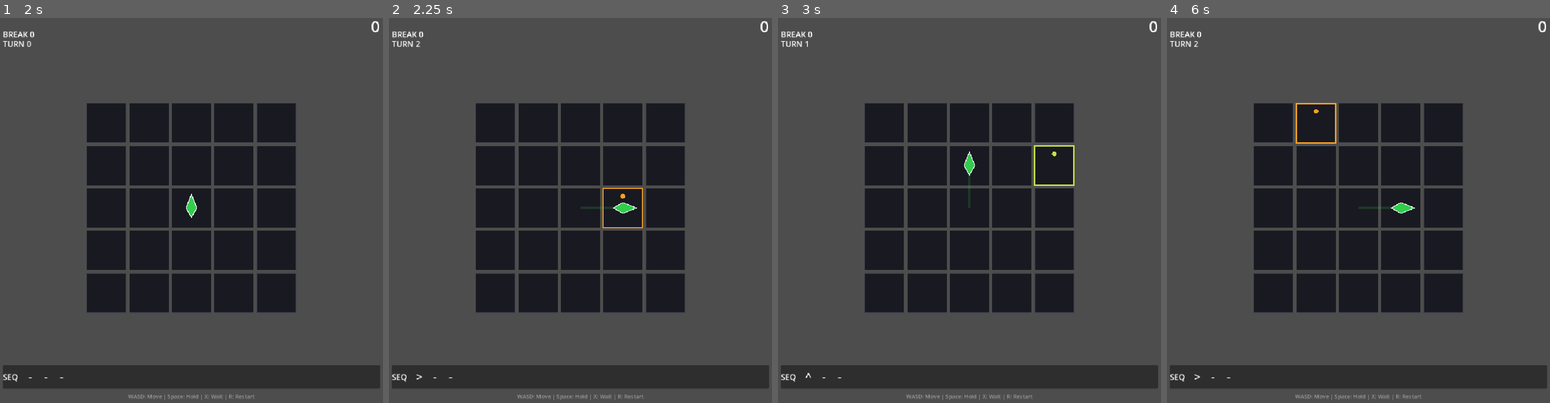
Above: before the commit, frames 1-4 (left to right).
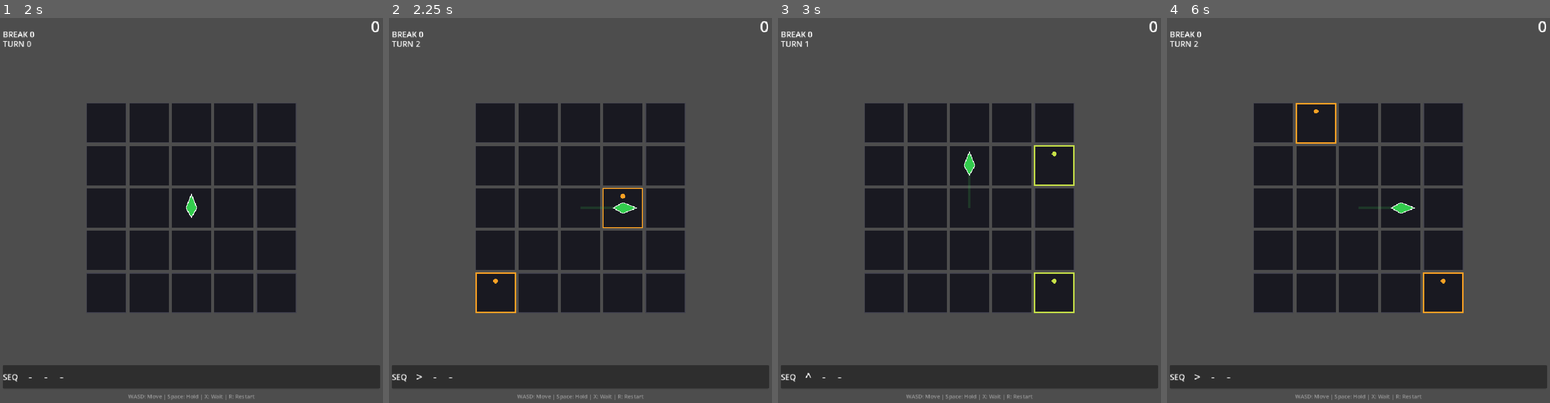
Above: after the commit, the same moments.

Repository: Periodev/DIR
Game: Godot game, scene res://main.tscn
The game is run twice, just before and just after one commit, with the same random seed, the same clock (stepped at 60 frames per second) and the same inputs.
Inputs:
- Up to frame 1 (2 s): tap Enter at 0.5 s; hold Right 0.53-1.28 s; tap R at 0.6, 1.35 s; tap Space at 0.77, 1.25, 1.52 s; hold Down from 1.28 s (still down)
- Up to frame 2 (2.25 s): tap Enter at 2 s; release Down at 2.03 s; hold Right from 2.03 s (still down); tap X at 2.1 s
- Up to frame 3 (3 s): tap R at 2.3 s; release Right at 2.78 s; hold Up from 2.78 s (still down); tap Enter at 2.85 s
- Up to frame 4 (6 s): tap Space at 3.02, 3.5, 3.77, 4.52, 5.75 s; tap R at 3.05, 3.8, 4.35, 5.1 s; release Up at 3.53 s; hold Left 3.53-5.03 s; tap Z at 3.6 s; tap Enter at 5 s; hold Down 5.03-5.78 s; hold Right from 5.78 s (still down); tap X at 5.85 s

Frame 1 is identical in both runs. In frame 2, 0.2% of the frame differs, in the area x 22-34%, y 66-77%; in frame 3, 0.2%; in frame 4, 0.2%.

Commit message:
Polish PLN slash timing and shape

Diff:
--- a/DIR/godot_project/scripts/Board.gd
+++ b/DIR/godot_project/scripts/Board.gd
@@ -6,8 +6,8 @@
 const COLS := 5
 const ROWS := 5
 const SPAWN_CYCLE_STEPS := 3
-const SPAWNS_PER_CYCLE := 1
-const SPAWN_CELL_TYPE := CharacterData.CellType.DEAD_ONE_WAY_SHIELD
+const SPAWNS_PER_CYCLE := 2
+const SPAWN_CELL_TYPE := CharacterData.CellType.DEAD
 const BLOCK_OUTER_RING_SPAWN := false
 const CELL_SIZE := 100.0
 const CELL_GAP := 8.0
--- a/DIR/godot_project/scripts/PLNChargeGlow.gd
+++ b/DIR/godot_project/scripts/PLNChargeGlow.gd
@@ -2,6 +2,7 @@
 
 const CORE_COLOR := Color(0.55, 1.0, 0.40, 1.0)
 const HALO_COLOR := Color(0.40, 1.0, 0.35, 0.52)
+const FRONT_COLOR := Color(0.74, 1.0, 0.58, 0.82)
 const CORE_WIDTH := 3.0
 const HALO_WIDTH := 8.0
 
@@ -50,18 +51,33 @@
 	var tip_dir: Vector2 = Vector2.UP.rotated(_angle)
 	var tip: Vector2 = tip_dir * (35.0 * _scale_mul)
 	var perp: Vector2 = tip_dir.rotated(PI * 0.5)
-	var front_weight: float = clampf((_progress - 0.18) / 0.82, 0.0, 1.0)
+	var front_weight: float = clampf((_progress - 0.10) / 0.90, 0.0, 1.0)
 	if front_weight > 0.0:
-		var start_center: Vector2 = tip_dir * lerpf(-6.0, 6.0, front_weight)
-		var side_span: float = lerpf(34.0, 10.0, front_weight)
-		var beam_len: float = lerpf(22.0, 12.0, front_weight)
+		var start_center: Vector2 = tip_dir * lerpf(-14.0, 10.0, front_weight)
+		var side_span: float = lerpf(44.0, 7.0, front_weight)
+		var beam_len: float = lerpf(32.0, 9.0, front_weight)
 		var beam: PackedVector2Array = PackedVector2Array([
 			start_center + perp * side_span,
 			tip - tip_dir * beam_len,
 			start_center - perp * side_span,
 		])
-		draw_colored_polygon(beam, Color(HALO_COLOR.r, HALO_COLOR.g, HALO_COLOR.b, 0.28 * _alpha * front_weight))
-		draw_polyline(beam + PackedVector2Array([beam[0]]), Color(CORE_COLOR.r, CORE_COLOR.g, CORE_COLOR.b, 0.65 * _alpha * front_weight), 2.2)
+		var beam_alpha: float = 0.34 * _alpha * front_weight
+		draw_colored_polygon(beam, Color(HALO_COLOR.r, HALO_COLOR.g, HALO_COLOR.b, beam_alpha))
+		draw_polyline(beam + PackedVector2Array([beam[0]]), Color(CORE_COLOR.r, CORE_COLOR.g, CORE_COLOR.b, 0.78 * _alpha * front_weight), 2.6)
+
+	var converge_weight: float = clampf((_progress - 0.52) / 0.48, 0.0, 1.0)
+	if converge_weight > 0.0:
+		var tri_tip: Vector2 = tip + tip_dir * lerpf(4.0, 10.0, converge_weight)
+		var tri_back: Vector2 = tip - tip_dir * lerpf(20.0, 6.0, converge_weight)
+		var tri_half_width: float = lerpf(26.0, 5.5, converge_weight)
+		var tri: PackedVector2Array = PackedVector2Array([
+			tri_tip,
+			tri_back + perp * tri_half_width,
+			tri_back - perp * tri_half_width,
+		])
+		var tri_alpha: float = _alpha * lerpf(0.26, 0.92, converge_weight)
+		draw_colored_polygon(tri, Color(FRONT_COLOR.r, FRONT_COLOR.g, FRONT_COLOR.b, tri_alpha))
+		draw_polyline(tri + PackedVector2Array([tri[0]]), Color(1.0, 1.0, 0.92, tri_alpha), 2.0)
 
 func _make_blade_points(scale_mul: float) -> PackedVector2Array:
 	var base: PackedVector2Array = PackedVector2Array([
--- a/DIR/godot_project/scripts/PLNSlashEffect.gd
+++ b/DIR/godot_project/scripts/PLNSlashEffect.gd
@@ -1,26 +1,28 @@
 extends Node2D
 
 var dir_vec: Vector2 = Vector2.ZERO
-var slash_extent: float = 0.0  # 0..1  — tip travel distance
-var slash_alpha:  float = 0.0  # 0..1  — opacity (independent of extent)
+var slash_extent: float = 0.0
+var slash_alpha: float = 0.0
 
-const SLASH_LEN       := 160.0  # full — tip passes through enemy
-const SLASH_LEN_SHORT := 120.0  # short — tip slightly overlaps enemy cell
-const BEHIND_LEN      :=  38.0
-const MAX_WIDTH       :=   7.0
-const MAX_WIDTH_SHORT :=   6.0  # slightly thinner for the blocked version
-const GLOW_WIDTH      :=  9.0
-const SCAR_STEPS      :=  12
-const SLASH_COLOR     := Color(0.15, 1.0, 0.55)
-const WINDUP          := 0.22
+const SLASH_LEN := 160.0
+const SLASH_LEN_SHORT := 120.0
+const TAIL_OFFSET := 0.0
+const MAX_WIDTH := 14.0
+const MAX_WIDTH_SHORT := 12.0
+const GLOW_WIDTH := 22.0
+const SCAR_STEPS := 12
+const SLASH_COLOR := Color(0.15, 1.0, 0.55)
+const WINDUP := 0.22
+const TAIL_FADE_ALPHA := 0.08
+const TAIL_GLOW_ALPHA := 0.02
 
-var _slash_len: float  = SLASH_LEN
-var _max_width: float  = MAX_WIDTH
+var _slash_len: float = SLASH_LEN
+var _max_width: float = MAX_WIDTH
 
-func setup(dv: Vector2, short: bool = false, windup_override: float = -1.0, no_sparks: bool = false, length_override: float = -1.0) -> void:
-	var actual_windup := WINDUP if windup_override < 0.0 else windup_override
-	dir_vec    = dv.normalized()
-	z_index    = 8
+func setup(dv: Vector2, short: bool = false, windup_override: float = -1.0, _no_sparks: bool = false, length_override: float = -1.0) -> void:
+	var actual_windup: float = WINDUP if windup_override < 0.0 else windup_override
+	dir_vec = dv.normalized()
+	z_index = 8
 	if length_override >= 0.0:
 		_slash_len = length_override
 		_max_width = MAX_WIDTH
@@ -28,14 +30,12 @@
 		_slash_len = SLASH_LEN_SHORT if short else SLASH_LEN
 		_max_width = MAX_WIDTH_SHORT if short else MAX_WIDTH
 
-	# Windup pause → tip extends out
-	var tw_ext := create_tween()
+	var tw_ext: Tween = create_tween()
 	tw_ext.tween_interval(actual_windup)
 	tw_ext.tween_method(_set_extent, 0.0, 1.0, 0.03)\
 		  .set_trans(Tween.TRANS_EXPO).set_ease(Tween.EASE_OUT)
 
-	# Alpha: pause → snap in → hold → slow fade
-	var tw_a := create_tween()
+	var tw_a: Tween = create_tween()
 	tw_a.tween_interval(actual_windup)
 	tw_a.tween_method(_set_alpha, 0.0, 1.0, 0.02)\
 		.set_trans(Tween.TRANS_LINEAR)
@@ -53,35 +53,40 @@
 	queue_redraw()
 
 func _draw() -> void:
-	if slash_alpha > 0.0:
-		var tail := dir_vec * -BEHIND_LEN
-		var tip  := dir_vec * (slash_extent * _slash_len)
-		_draw_scar(tail, tip, slash_alpha)
+	if slash_alpha <= 0.0:
+		return
+	var tail: Vector2 = dir_vec * TAIL_OFFSET
+	var tip: Vector2 = dir_vec * (slash_extent * _slash_len)
+	_draw_scar(tail, tip, slash_alpha)
 
-# Draws a lens/spindle polygon along [tail → tip].
-# Width profile is a sin curve — zero at both ends, MAX_WIDTH at centre.
 func _draw_scar(tail: Vector2, tip: Vector2, alpha: float) -> void:
-	var perp := dir_vec.rotated(PI * 0.5)
-	var n    := SCAR_STEPS
+	var perp: Vector2 = dir_vec.rotated(PI * 0.5)
+	var pts_core: PackedVector2Array = PackedVector2Array()
+	var pts_glow: PackedVector2Array = PackedVector2Array()
+	var colors_core: PackedColorArray = PackedColorArray()
+	var colors_glow: PackedColorArray = PackedColorArray()
 
-	var pts_core := PackedVector2Array()
-	var pts_glow := PackedVector2Array()
-
-	# Upper edge: tail → tip
-	for i in range(n + 1):
-		var t := float(i) / float(n)
-		var p := tail.lerp(tip, t)
-		var w := sin(t * PI)
+	for i in range(SCAR_STEPS + 1):
+		var t: float = float(i) / float(SCAR_STEPS)
+		var p: Vector2 = tail.lerp(tip, t)
+		var w: float = 1.0 - t
+		var local_alpha: float = lerpf(TAIL_FADE_ALPHA, 1.0, t) * alpha
+		var glow_alpha: float = lerpf(TAIL_GLOW_ALPHA, 0.34, t) * alpha
 		pts_core.append(p + perp * (w * _max_width))
 		pts_glow.append(p + perp * (w * GLOW_WIDTH))
+		colors_core.append(Color(SLASH_COLOR.r, SLASH_COLOR.g, SLASH_COLOR.b, local_alpha))
+		colors_glow.append(Color(SLASH_COLOR.r, SLASH_COLOR.g, SLASH_COLOR.b, glow_alpha))
 
-	# Lower edge: tip → tail  (completes the closed shape)
-	for i in range(n, -1, -1):
-		var t := float(i) / float(n)
-		var p := tail.lerp(tip, t)
-		var w := sin(t * PI)
+	for i in range(SCAR_STEPS, -1, -1):
+		var t: float = float(i) / float(SCAR_STEPS)
+		var p: Vector2 = tail.lerp(tip, t)
+		var w: float = 1.0 - t
+		var local_alpha: float = lerpf(TAIL_FADE_ALPHA, 1.0, t) * alpha
+		var glow_alpha: float = lerpf(TAIL_GLOW_ALPHA, 0.34, t) * alpha
 		pts_core.append(p - perp * (w * _max_width))
 		pts_glow.append(p - perp * (w * GLOW_WIDTH))
+		colors_core.append(Color(SLASH_COLOR.r, SLASH_COLOR.g, SLASH_COLOR.b, local_alpha))
+		colors_glow.append(Color(SLASH_COLOR.r, SLASH_COLOR.g, SLASH_COLOR.b, glow_alpha))
 
-	draw_colored_polygon(pts_glow, Color(SLASH_COLOR.r, SLASH_COLOR.g, SLASH_COLOR.b, alpha * 0.20))
-	draw_colored_polygon(pts_core, Color(SLASH_COLOR.r, SLASH_COLOR.g, SLASH_COLOR.b, alpha))
+	draw_polygon(pts_glow, colors_glow)
+	draw_polygon(pts_core, colors_core)
